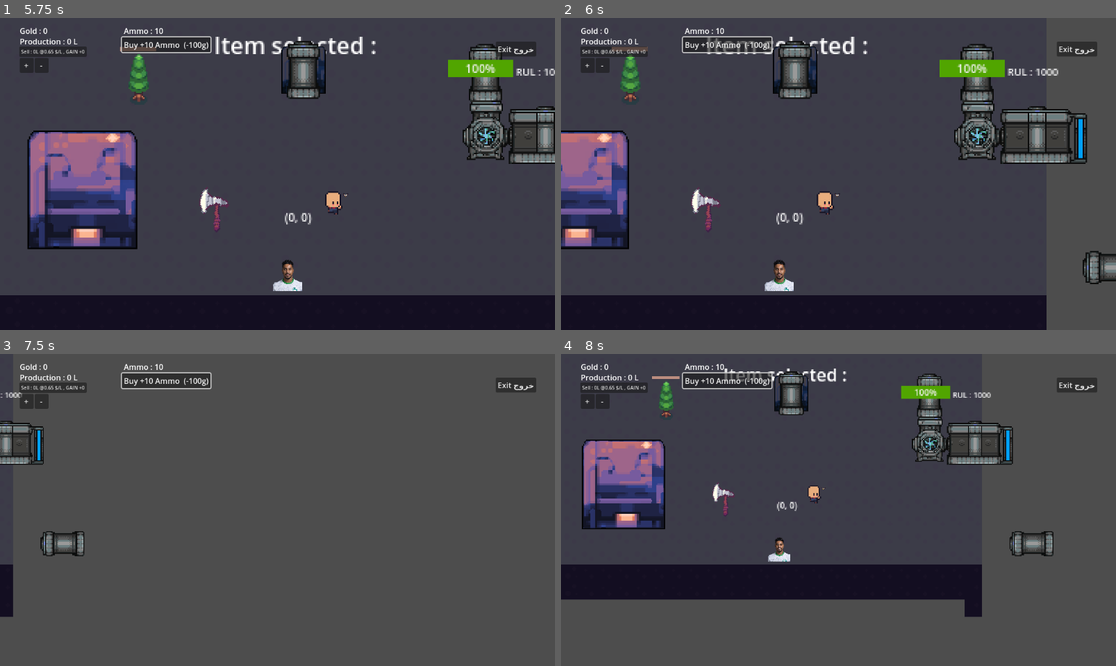
Above: before the commit, frames 1-4 (two rows, left to right).
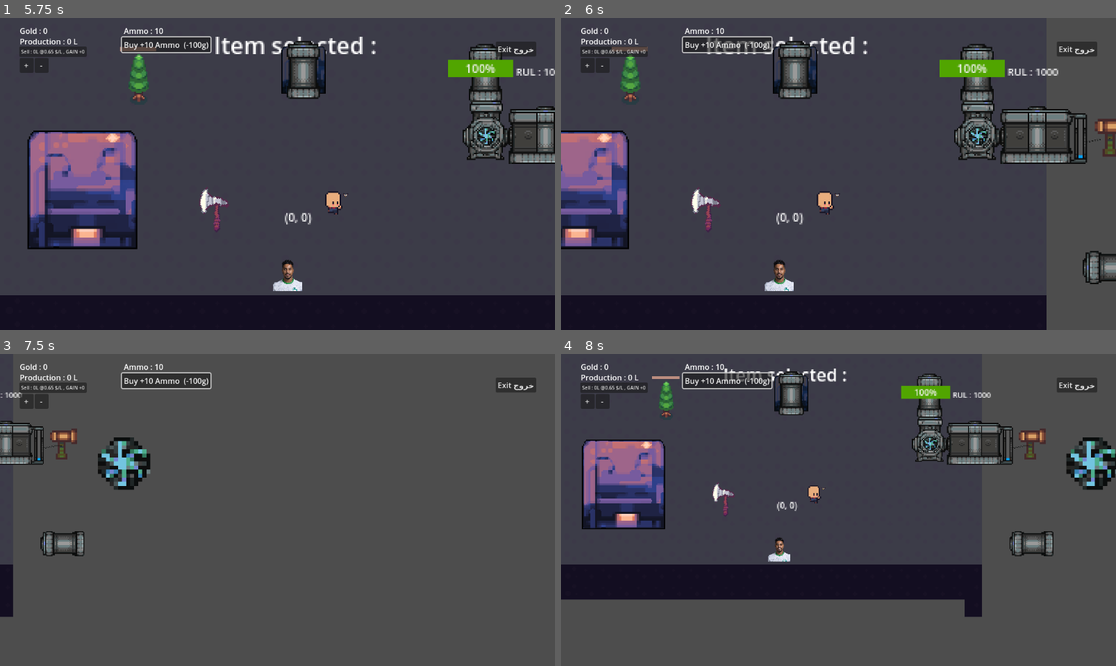
Above: after the commit, the same moments.

Repository: hsn-baqshi/maintenance_game
Game: Godot game, scene res://scenes/world.tscn
The game is run twice, just before and just after one commit, with the same random seed, the same clock (stepped at 60 frames per second) and the same inputs. The engine's default icon, where the game draws it, is replaced by a stand-in: a white triangle on a blue panel in a dark square.
Inputs (mouse positions are in pixels of both pictures, inside the frame that each line leads up to):
- Up to frame 1 (5.75 s): click "Sell : 0L @0.65 $/L , GAIN +0" at 0.5 s; click "+" at 1.25 s; click "Sell : 1L @0.65 $/L , GAIN +0…" at 2 s; click "-" at 2.75 s; click "Buy +10 Ammo (-100g)" at 3.5 s; tap Enter at 4.25 s; drag from (543, 174) to (11, 174) at 4.27 s; drag from (11, 174) to (543, 174) at 5.02 s
- Up to frame 2 (6 s): move the mouse to (838, 27) at 5.77 s; press the mouse at (838, 27) at 5.78 s; hold Right (ui_right) from 5.78 s (still down)
- Up to frame 3 (7.5 s): right-click (277, 363) at 6.05 s; release Right (ui_right) at 6.5 s; release the mouse at (277, 363) at 6.5 s; drag from (277, 656) to (11, 510) at 6.52 s; move the mouse to (444, 556) at 7.27 s; hold Left (ui_left) from 7.28 s (still down); hold Right mouse button (RightClick) from 7.28 s (still down); tap Mouse wheel down (WheelDown) at 7.35 s; click (444, 556) at 7.42 s
- Up to frame 4 (8 s): keep holding Left (ui_left); keep holding Right mouse button (RightClick)

Frame 1 is identical in both runs. In frame 2, 0.4% of the frame differs, in the area x 93-100%, y 32-45%; in frame 3, 1.4%, in the area x 6-28%, y 24-44%; in frame 4, 1.4%.
Error in both runs: Invalid call. Nonexistent function 'return_level' in base 'Nil'. (res://Scripts/barracks.gd:93)

Commit message:
added major updates

Diff:
--- /dev/null
+++ b/Scripts/bullet.gd
@@ -0,0 +1,13 @@
+extends RigidBody2D
+
+@export var shape : String = "star"
+@export var is_active : bool = true
+
+# Called when the node enters the scene tree for the first time.
+func _ready() -> void:
+	pass # Replace with function body.
+
+
+# Called every frame. 'delta' is the elapsed time since the previous frame.
+func _process(delta: float) -> void:
+	pass
--- a/Scripts/dummy_target.gd
+++ b/Scripts/dummy_target.gd
@@ -1,6 +1,7 @@
 extends RigidBody2D
 @export var smoke : CPUParticles2D
-
+@export var coll : CollisionShape2D
+@export var shape : String = "star"
 # Called when the node enters the scene tree for the first time.
 func _ready() -> void:
 	pass # Replace with function body.
@@ -12,6 +13,7 @@
 
 
 func _on_hit_box_body_entered(body: Node2D) -> void:
-	if body.is_in_group("bullet"):
+	if body.is_in_group("bullet") and body.shape == shape and body.is_active :
+		body.is_active = false
 		smoke.emitting = true
-		scale -= Vector2(0.1,0.1)
+		coll.scale -= Vector2(0.1,0.1)
--- /dev/null
+++ b/Scripts/resource.gd
@@ -0,0 +1,14 @@
+extends RigidBody2D
+@export var coll : CollisionShape2D
+
+# Called when the node enters the scene tree for the first time.
+func _ready() -> void:
+	pass # Replace with function body.
+
+
+# Called every frame. 'delta' is the elapsed time since the previous frame.
+func _process(delta: float) -> void:
+	pass
+
+func get_smaller(val=0.9):
+	coll.scale *= val
--- a/Scripts/tank.gd
+++ b/Scripts/tank.gd
@@ -1,8 +1,14 @@
 extends StaticBody2D
 
+@export var driver : bool = false
 @export var level_bar : ProgressBar
-@export var level : float = 100
+@export var level : float = 10
 var reduce : bool = false
+var mouseEntered : bool = false
+var operate_cursor_icon  = load("res://assets/gear_cursor.png")
+var is_carried : bool = false
+@export var suction_area : Area2D
+var resource = null
 # Called when the node enters the scene tree for the first time.
 func _ready() -> void:
 	pass
@@ -10,13 +16,60 @@
 
 # Called every frame. 'delta' is the elapsed time since the previous frame.
 func _process(delta: float) -> void:
+	if resource != null and level < 100:
+		level += 0.1
+		resource.get_smaller(0.9999)
+	if is_carried :
+		suction_area.global_position = get_global_mouse_position() - Vector2(50,0)
 	level_bar.value = level
 	if reduce and level > 0:
 		level -= delta
 		if level <= 0 :
 			level = 0
+
+func _input(event: InputEvent) -> void:
+	if event.is_action_pressed("LeftClick") and mouseEntered and driver:
+		is_carried = !is_carried
+
+
 func reduce_level(val):
 	reduce = val
 
 func return_level():
 	return level
+
+func _on_area_2d_2_mouse_entered() -> void:
+	mouseEntered = true
+	if driver:
+		Input.set_custom_mouse_cursor(operate_cursor_icon)
+
+func _on_area_2d_2_mouse_exited() -> void:
+	mouseEntered = false
+	if driver:
+		Input.set_custom_mouse_cursor(null)
+
+#Resource suction area vvvv
+func _on_suction_area_body_entered(body: Node2D) -> void:
+	if is_carried and body.is_in_group("resource"):
+		resource = body
+
+func _on_suction_area_body_exited(body: Node2D) -> void:
+	if is_carried and body.is_in_group("resource"):
+		resource = null
+
+func _on_area_2d_body_entered(body: Node2D) -> void:
+	if body.is_in_group("units"):
+		driver = true
+
+func _on_area_2d_body_exited(body: Node2D) -> void:
+	if body.is_in_group("units"):
+		driver = false
+
+
+func _on_area_2d_mouse_entered() -> void:
+	if Game.unit_selected == "technician"  :
+		Input.set_custom_mouse_cursor(operate_cursor_icon)
+
+
+func _on_area_2d_mouse_exited() -> void:
+	Input.set_custom_mouse_cursor(null)
--- a/Scripts/technician.gd
+++ b/Scripts/technician.gd
@@ -20,15 +20,26 @@
 @export var energy : float = 100
 @export var energy_bar : ProgressBar
 @export var energy_timer : Timer
+@export var move_arrow : GPUParticles2D
+var is_working : bool = false
 func _ready():
 	energy_bar.max_value=energy
 	initial_rank = rank_sprite.size.y
 	set_selected(selected)
 	add_to_group("units",true)
 
+func working(val):
+	is_working = val
+
 func set_selected(value):
 	selected = value
 	box.visible = value
+	if selected:
+		Game.building_cursor("technician")
+		Game.return_body(self)
+	elif !selected:
+		Game.building_cursor("")
+		Game.return_body(null)
 
 func set_carry(val: bool = true):
 	is_carrying = val
@@ -40,33 +51,32 @@
 	rank += val
 	rank_sprite.size.y += val*initial_rank
 
-
 func _on_input_event(viewport: Node, event: InputEvent, shape_idx: int) -> void:
 	pass
 
 func _input(event):
 	if event.is_action_pressed("LeftClick"):
-		#picked_up_object = null
 		if mouseEntered:
 			set_selected(true)
 		else:
 			set_selected(false)
-	if selected :
-		if  event.is_action_pressed("RightClick"):
-			follow_cursor=true
-		if  event.is_action_released("RightClick"):
-			follow_cursor = false
+
+	if  event.is_action_pressed("RightClick") and selected :
+		follow_cursor=true
+		move_arrow.global_position = get_global_mouse_position()
+		move_arrow.emitting = true
+
+	if  event.is_action_released("RightClick") and selected :
+		follow_cursor = false
 
 func _physics_process(delta):
-	#rank
 	if energy <= 0 :
 		speed = 0
 		energy_timer.start()
 
-	if follow_cursor :
-		if selected:
-			target = get_global_mouse_position()
-			anim.play("Walk Down")
+	if follow_cursor and selected :
+		target = get_global_mouse_position()
+		anim.play("Walk Down")
 
 	if position.distance_to(target) > 10 and energy > 0:
 		velocity = position.direction_to(target)*speed
@@ -81,6 +91,8 @@
 	#print("the velocity is ",abs(velocity))
 
 func _process(delta):
+	if is_working :
+		energy -= 0.1
 	energy_bar.value = energy
 	#if picked_up_object != null:
 		#print("the picked up object is : ",picked_up_object.position)
@@ -93,12 +105,7 @@
 		speed = slow_speed
 	elif !is_carrying:
 		speed = 50
-	if selected:
-		Game.building_cursor("technician")
-		Game.return_body(self)
-	elif !selected:
-		Game.building_cursor("")
-		Game.return_body(null)
+
 
 	if velocity.x > 0 :
 		spritee.flip_h = false
--- a/project.godot
+++ b/project.godot
@@ -27,6 +27,7 @@
 inlet=""
 tank=""
 bullet=""
+resource=""
 
 [input]
 
--- a/scenes/bullet.tscn
+++ b/scenes/bullet.tscn
@@ -1,11 +1,13 @@
-[gd_scene load_steps=3 format=3 uid="uid://bqkapfvedosv3"]
+[gd_scene load_steps=4 format=3 uid="uid://bqkapfvedosv3"]
 
 [ext_resource type="Texture2D" uid="uid://bg0qm6so7dmj2" path="res://assets/back_punch.png" id="1_1myfw"]
+[ext_resource type="Script" path="res://Scripts/bullet.gd" id="1_4x73l"]
 
 [sub_resource type="CircleShape2D" id="CircleShape2D_nu8k2"]
 
 [node name="RigidBody2D" type="RigidBody2D" groups=["bullet"]]
 gravity_scale = 0.0
+script = ExtResource("1_4x73l")
 
 [node name="Sprite2D" type="Sprite2D" parent="."]
 texture = ExtResource("1_1myfw")
--- a/scenes/dummy_target.tscn
+++ b/scenes/dummy_target.tscn
@@ -9,23 +9,26 @@
 [sub_resource type="RectangleShape2D" id="RectangleShape2D_llrqw"]
 size = Vector2(28, 30)
 
-[node name="RigidBody2D" type="RigidBody2D" node_paths=PackedStringArray("smoke")]
+[node name="RigidBody2D" type="RigidBody2D" node_paths=PackedStringArray("smoke", "coll")]
 mass = 100.0
 gravity_scale = 0.0
 script = ExtResource("1_vcgit")
 smoke = NodePath("CPUParticles2D")
+coll = NodePath("CollisionShape2D")
 
 [node name="CollisionShape2D" type="CollisionShape2D" parent="."]
 position = Vector2(0, 1)
 shape = SubResource("RectangleShape2D_hb1um")
 
-[node name="Sprite2D" type="Sprite2D" parent="."]
+[node name="Sprite2D" type="Sprite2D" parent="CollisionShape2D"]
+position = Vector2(0, -1)
 scale = Vector2(0.02, 0.02)
 texture = ExtResource("1_bw673")
 
-[node name="hit_box" type="Area2D" parent="."]
+[node name="hit_box" type="Area2D" parent="CollisionShape2D"]
+position = Vector2(0, -1)
 
-[node name="CollisionShape2D" type="CollisionShape2D" parent="hit_box"]
+[node name="CollisionShape2D" type="CollisionShape2D" parent="CollisionShape2D/hit_box"]
 position = Vector2(0, 1)
 shape = SubResource("RectangleShape2D_llrqw")
 
@@ -41,4 +44,4 @@
 radial_accel_min = 10.0
 radial_accel_max = 10.0
 
-[connection signal="body_entered" from="hit_box" to="." method="_on_hit_box_body_entered"]
+[connection signal="body_entered" from="CollisionShape2D/hit_box" to="." method="_on_hit_box_body_entered"]
--- /dev/null
+++ b/scenes/resource.tscn
@@ -0,0 +1,19 @@
+[gd_scene load_steps=4 format=3 uid="uid://dp56ts2xqm434"]
+
+[ext_resource type="Script" path="res://Scripts/resource.gd" id="1_2vd2p"]
+[ext_resource type="Texture2D" uid="uid://x5nnkt3dpko" path="res://assets/small_fan.png" id="1_6ewug"]
+
+[sub_resource type="CircleShape2D" id="CircleShape2D_grbtj"]
+radius = 25.02
+
+[node name="Node2D" type="RigidBody2D" node_paths=PackedStringArray("coll") groups=["resource"]]
+gravity_scale = 0.0
+script = ExtResource("1_2vd2p")
+coll = NodePath("CollisionShape2D")
+
+[node name="CollisionShape2D" type="CollisionShape2D" parent="."]
+shape = SubResource("CircleShape2D_grbtj")
+
+[node name="Sprite2D" type="Sprite2D" parent="CollisionShape2D"]
+scale = Vector2(3.69231, 3.69231)
+texture = ExtResource("1_6ewug")
--- a/scenes/tank.tscn
+++ b/scenes/tank.tscn
@@ -1,7 +1,9 @@
-[gd_scene load_steps=7 format=3 uid="uid://d0sfja0olm3ls"]
+[gd_scene load_steps=11 format=3 uid="uid://d0sfja0olm3ls"]
 
 [ext_resource type="Script" path="res://Scripts/tank.gd" id="1_3h3ar"]
 [ext_resource type="Texture2D" uid="uid://dx1mkphb8xqs1" path="res://assets/tank.png" id="1_d56pb"]
+[ext_resource type="Texture2D" uid="uid://bwgcgb8ueyueh" path="res://assets/building_cursor.png" id="3_l30q5"]
+[ext_resource type="Texture2D" uid="uid://deij0gnfkvgsn" path="res://assets/PIPE.png" id="4_d5gnc"]
 
 [sub_resource type="StyleBoxFlat" id="StyleBoxFlat_1gqn6"]
 bg_color = Color(0.34902, 0.34902, 0.34902, 1)
@@ -13,11 +15,18 @@
 size = Vector2(47, 35)
 
 [sub_resource type="RectangleShape2D" id="RectangleShape2D_ksop4"]
-size = Vector2(61, 38)
+size = Vector2(72, 49)
 
-[node name="tank" type="StaticBody2D" node_paths=PackedStringArray("level_bar") groups=["inlet", "outlet", "tank"]]
+[sub_resource type="CircleShape2D" id="CircleShape2D_18l8h"]
+radius = 6.0
+
+[sub_resource type="CircleShape2D" id="CircleShape2D_tf2lb"]
+radius = 14.0
+
+[node name="tank" type="StaticBody2D" node_paths=PackedStringArray("level_bar", "suction_area") groups=["inlet", "outlet", "tank"]]
 script = ExtResource("1_3h3ar")
 level_bar = NodePath("ProgressBar")
+suction_area = NodePath("suction_area")
 
 [node name="ProgressBar" type="ProgressBar" parent="."]
 offset_left = 23.0
@@ -40,5 +49,46 @@
 [node name="Area2D" type="Area2D" parent="." groups=["inlet", "outlet", "tank"]]
 
 [node name="CollisionShape2D" type="CollisionShape2D" parent="Area2D" groups=["inlet", "outlet"]]
-position = Vector2(-0.5, 1)
+position = Vector2(0, 2.5)
 shape = SubResource("RectangleShape2D_ksop4")
+
+[node name="suction_area" type="Area2D" parent="."]
+
+[node name="suction" type="RigidBody2D" parent="suction_area"]
+position = Vector2(46, 4)
+collision_layer = 8
+collision_mask = 8
+gravity_scale = 0.0
+
+[node name="CollisionShape2D" type="CollisionShape2D" parent="suction_area/suction"]
+position = Vector2(1, -1)
+shape = SubResource("CircleShape2D_18l8h")
+
+[node name="CollisionShape2D" type="CollisionShape2D" parent="suction_area"]
+position = Vector2(47, 2)
+shape = SubResource("CircleShape2D_tf2lb")
+
+[node name="BuildingCursor" type="Sprite2D" parent="suction_area/CollisionShape2D"]
+position = Vector2(-0.999996, -1)
+scale = Vector2(1.75, 1.75)
+texture = ExtResource("3_l30q5")
+
+[node name="Line2D" type="Line2D" parent="suction_area"]
+position = Vector2(18, -32)
+points = PackedVector2Array(28, 35, 22, 35, 17, 36, 11, 37)
+width = 1.0
+texture = ExtResource("4_d5gnc")
+texture_mode = 1
+
+[node name="PinJoint2D" type="PinJoint2D" parent="suction_area"]
+node_a = NodePath("../suction")
+node_b = NodePath("../..")
+
+[connection signal="body_entered" from="Area2D" to="." method="_on_area_2d_body_entered"]
+[connection signal="body_exited" from="Area2D" to="." method="_on_area_2d_body_exited"]
+[connection signal="mouse_entered" from="Area2D" to="." method="_on_area_2d_mouse_entered"]
+[connection signal="mouse_exited" from="Area2D" to="." method="_on_area_2d_mouse_exited"]
+[connection signal="body_entered" from="suction_area" to="." method="_on_suction_area_body_entered"]
+[connection signal="body_exited" from="suction_area" to="." method="_on_suction_area_body_exited"]
+[connection signal="mouse_entered" from="suction_area" to="." method="_on_area_2d_2_mouse_entered"]
+[connection signal="mouse_exited" from="suction_area" to="." method="_on_area_2d_2_mouse_exited"]
--- a/scenes/technician.tscn
+++ b/scenes/technician.tscn
@@ -1,9 +1,10 @@
-[gd_scene load_steps=14 format=3 uid="uid://c418k6jh0lbut"]
+[gd_scene load_steps=17 format=3 uid="uid://c418k6jh0lbut"]
 
 [ext_resource type="Script" path="res://Scripts/technician.gd" id="1_c7asy"]
 [ext_resource type="Texture2D" uid="uid://b3ir1fwa0lp8y" path="res://assets/base_run_strip8.png" id="1_h1dk7"]
 [ext_resource type="Texture2D" uid="uid://guwvao47lvf" path="res://assets/rank.png" id="3_3w80t"]
 [ext_resource type="Texture2D" uid="uid://bedoaj63md0sa" path="res://assets/axe.png" id="4_qf2im"]
+[ext_resource type="Texture2D" uid="uid://vueyipe00530" path="res://assets/move_arrow.png" id="5_axkva"]
 
 [sub_resource type="RectangleShape2D" id="RectangleShape2D_ru6ot"]
 size = Vector2(9, 7)
@@ -78,7 +79,19 @@
 [sub_resource type="RectangleShape2D" id="RectangleShape2D_r4s52"]
 size = Vector2(18, 22)
 
-[node name="technician" type="CharacterBody2D" node_paths=PackedStringArray("chill", "rank_sprite", "box", "anim", "spritee", "drop_button", "energy_bar", "energy_timer")]
+[sub_resource type="CanvasItemMaterial" id="CanvasItemMaterial_kq1xb"]
+particles_animation = true
+particles_anim_h_frames = 5
+particles_anim_v_frames = 1
+particles_anim_loop = false
+
+[sub_resource type="ParticleProcessMaterial" id="ParticleProcessMaterial_3ur4u"]
+particle_flag_disable_z = true
+gravity = Vector3(0, 0, 0)
+anim_speed_min = 4.0
+anim_speed_max = 4.0
+
+[node name="technician" type="CharacterBody2D" node_paths=PackedStringArray("chill", "rank_sprite", "box", "anim", "spritee", "drop_button", "energy_bar", "energy_timer", "move_arrow")]
 y_sort_enabled = true
 input_pickable = true
 motion_mode = 1
@@ -92,6 +105,7 @@
 drop_button = NodePath("drop_item")
 energy_bar = NodePath("Box/Panel")
 energy_timer = NodePath("energy_timer")
+move_arrow = NodePath("move_cursor")
 
 [node name="CollisionShape2D" type="CollisionShape2D" parent="."]
 position = Vector2(0.5, 2.5)
@@ -155,6 +169,17 @@
 
 [node name="energy_timer" type="Timer" parent="."]
 
+[node name="move_cursor" type="GPUParticles2D" parent="."]
+material = SubResource("CanvasItemMaterial_kq1xb")
+emitting = false
+amount = 1
+process_material = SubResource("ParticleProcessMaterial_3ur4u")
+texture = ExtResource("5_axkva")
+lifetime = 0.3
+one_shot = true
+explosiveness = 1.0
+fixed_fps = 60
+
 [connection signal="input_event" from="." to="." method="_on_input_event"]
 [connection signal="mouse_entered" from="." to="." method="_on_mouse_entered"]
 [connection signal="mouse_exited" from="." to="." method="_on_mouse_exited"]
--- a/scenes/world.tscn
+++ b/scenes/world.tscn
@@ -7,6 +7,7 @@
 [ext_resource type="PackedScene" uid="uid://dgqi62g1hqhvc" path="res://scenes/tree.tscn" id="5_2v1of"]
 [ext_resource type="PackedScene" uid="uid://dghqjpjofrkg1" path="res://scenes/shaft.tscn" id="7_0rvy6"]
 [ext_resource type="PackedScene" uid="uid://bxyx85h5m304r" path="res://scenes/barracks.tscn" id="7_fdtyo"]
+[ext_resource type="PackedScene" uid="uid://dp56ts2xqm434" path="res://scenes/resource.tscn" id="7_pog63"]
 [ext_resource type="PackedScene" uid="uid://bas75hbmg3l78" path="res://scenes/pump.tscn" id="8_3tcgp"]
 [ext_resource type="PackedScene" uid="uid://c418k6jh0lbut" path="res://scenes/technician.tscn" id="9_q4psk"]
 [ext_resource type="PackedScene" uid="uid://drsn7mgoevtyq" path="res://scenes/pipe.tscn" id="10_y8y5d"]
@@ -1809,6 +1810,9 @@
 [node name="Barracks" parent="Houses" instance=ExtResource("7_fdtyo")]
 position = Vector2(57, 119)
 
+[node name="Node2D" parent="Houses" instance=ExtResource("7_pog63")]
+position = Vector2(485, 100)
+
 [node name="pump" parent="." instance=ExtResource("8_3tcgp")]
 z_index = 1
 y_sort_enabled = true
Binary file added: assets/gear_cursor.png
Not shown, added: assets/gear_cursor.png.import
Binary file added: assets/move_arrow.png
Not shown, added: assets/move_arrow.png.import
Not shown: 1 places in scenes/world.tscn that only renumber resources
Not shown, removed: draft.console.exe
Not shown, changed: draft.exe
Not shown, removed: draft.pck
Not shown, removed: draft1.console.exe
Not shown, changed: draft1.exe
Not shown, removed: draft1.pck
